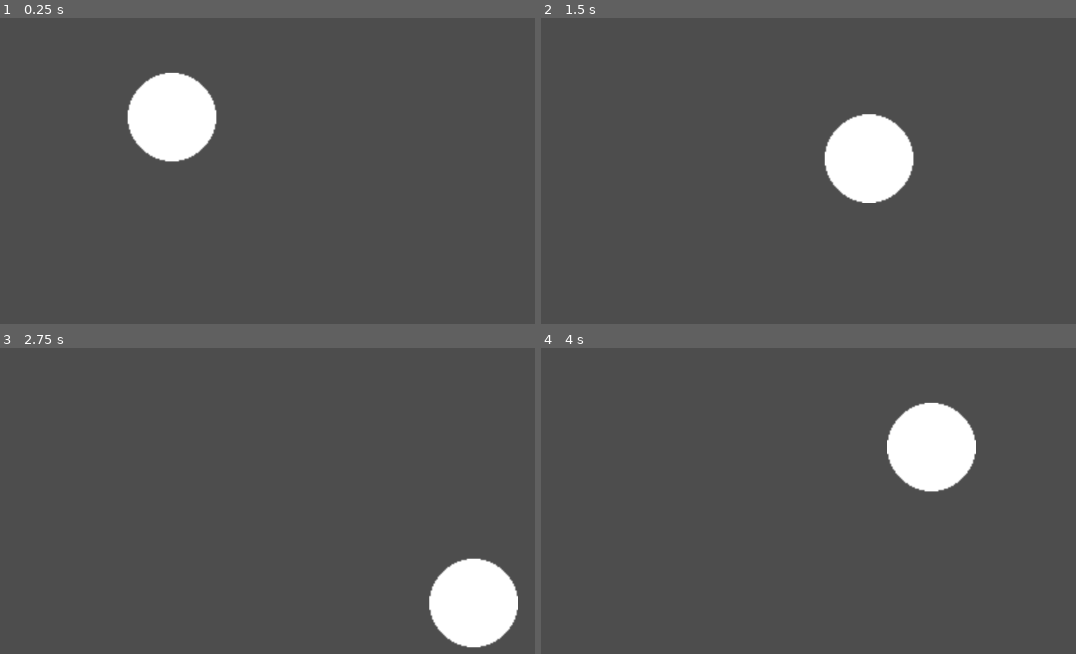
Above: before the commit, frames 1-4 (two rows, left to right).
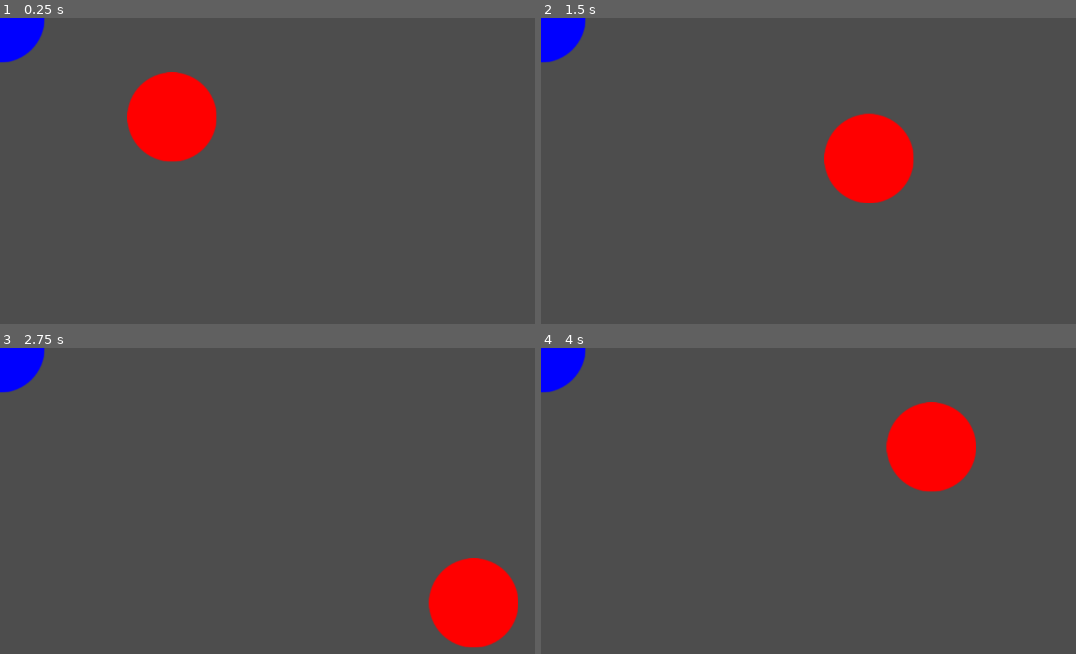
Above: after the commit, the same moments.

Repository: HiramSilvey/Joust-360
Game: Godot game, scene res://main.tscn
Two runs of this game, one before a commit and one after it. Both use one fixed random seed, a clock stepped at 60 frames per second and the inputs below.
Inputs:
- Up to frame 1 (0.25 s): no input
- Up to frame 2 (1.5 s): tap Enter at 0.5 s; hold Right (ui_right) 0.53-1.28 s; hold Down (ui_down) from 1.28 s (still down)
- Up to frame 3 (2.75 s): release Down (ui_down) at 2.03 s; hold Right (ui_right) from 2.03 s (still down)
- Up to frame 4 (4 s): release Right (ui_right) at 2.78 s; hold Up (ui_up) 2.78-3.53 s; hold Left (ui_left) from 3.53 s (still down)

The runs differ from the first frame. In frame 1, 4.9% of the frame differs, in the area x 0-41%, y 0-48%; in frame 2, 4.9%, in the area x 0-70%, y 0-61%; in frame 3, 4.9%; in frame 4, 4.9%.

Commit message:
Added new sprites.

Diff:
--- /dev/null
+++ b/assets/p1.svg
@@ -0,0 +1,24 @@
+<?xml version="1.0" encoding="UTF-8" standalone="no"?>
+<!-- Created with Inkscape (http://www.inkscape.org/) -->
+
+<svg
+   width="34.131664mm"
+   height="34.131664mm"
+   viewBox="0 0 34.131664 34.131664"
+   version="1.1"
+   id="svg1"
+   xmlns="http://www.w3.org/2000/svg"
+   xmlns:svg="http://www.w3.org/2000/svg">
+  <defs
+     id="defs1" />
+  <g
+     id="layer1"
+     transform="translate(-80.806421,-42.86582)">
+    <circle
+       style="fill:#ff0000;fill-opacity:1;stroke:#ff0000;stroke-width:0.265;stroke-dasharray:none;stroke-opacity:1"
+       id="path1"
+       cx="97.872253"
+       cy="59.931652"
+       r="16.933332" />
+  </g>
+</svg>
--- /dev/null
+++ b/assets/p2.svg
@@ -0,0 +1,24 @@
+<?xml version="1.0" encoding="UTF-8" standalone="no"?>
+<!-- Created with Inkscape (http://www.inkscape.org/) -->
+
+<svg
+   width="34.131664mm"
+   height="34.131664mm"
+   viewBox="0 0 34.131664 34.131664"
+   version="1.1"
+   id="svg1"
+   xmlns="http://www.w3.org/2000/svg"
+   xmlns:svg="http://www.w3.org/2000/svg">
+  <defs
+     id="defs1" />
+  <g
+     id="layer1"
+     transform="translate(-80.806421,-42.86582)">
+    <circle
+       style="fill:#0000ff;fill-opacity:1;stroke:#0000ff;stroke-width:0.265;stroke-dasharray:none;stroke-opacity:1"
+       id="path1"
+       cx="97.872253"
+       cy="59.931652"
+       r="16.933332" />
+  </g>
+</svg>
--- /dev/null
+++ b/main.gd
@@ -0,0 +1,11 @@
+extends Node2D
+
+
+# Called when the node enters the scene tree for the first time.
+func _ready() -> void:
+	pass
+
+
+# Called every frame. 'delta' is the elapsed time since the previous frame.
+func _process(delta: float) -> void:
+	pass
--- a/main.tscn
+++ b/main.tscn
@@ -1,12 +1,18 @@
-[gd_scene load_steps=4 format=3 uid="uid://dvwx6nfysitn8"]
+[gd_scene load_steps=7 format=3 uid="uid://dvwx6nfysitn8"]
 
-[ext_resource type="Texture2D" uid="uid://djdcdebxjobgy" path="res://assets/player_circle.png" id="1_0yheh"]
+[ext_resource type="Script" path="res://main.gd" id="1_vxioh"]
 [ext_resource type="Script" path="res://player.gd" id="1_ykc4r"]
+[ext_resource type="Texture2D" uid="uid://dbi8gq2fgtmql" path="res://assets/p2.svg" id="4_2fv8x"]
+[ext_resource type="Texture2D" uid="uid://7hwu0eu7ojhl" path="res://assets/p1.svg" id="4_21h14"]
 
 [sub_resource type="CircleShape2D" id="CircleShape2D_343wq"]
 radius = 64.0
 
+[sub_resource type="CircleShape2D" id="CircleShape2D_lobiu"]
+radius = 64.0
+
 [node name="main" type="Node2D"]
+script = ExtResource("1_vxioh")
 
 [node name="CharacterBody2D" type="CharacterBody2D" parent="."]
 position = Vector2(248, 143)
@@ -16,5 +22,12 @@
 shape = SubResource("CircleShape2D_343wq")
 
 [node name="Sprite2D" type="Sprite2D" parent="CharacterBody2D"]
-scale = Vector2(2, 2)
-texture = ExtResource("1_0yheh")
+texture = ExtResource("4_21h14")
+
+[node name="CharacterBody2D2" type="CharacterBody2D" parent="."]
+
+[node name="CollisionShape2D" type="CollisionShape2D" parent="CharacterBody2D2"]
+shape = SubResource("CircleShape2D_lobiu")
+
+[node name="Sprite2D" type="Sprite2D" parent="CharacterBody2D2"]
+texture = ExtResource("4_2fv8x")
--- a/player.gd
+++ b/player.gd
@@ -4,6 +4,6 @@
 const SPEED = 300.0
 
 
-func _physics_process(delta: float) -> void:
+func _physics_process(_delta: float) -> void:
 	velocity = Input.get_vector("ui_left", "ui_right", "ui_up", "ui_down") * SPEED
 	move_and_slide()
Not shown, added: assets/p1.svg.import
Not shown, changed: assets/p2.svg.import
Binary file removed: assets/player_circle.png
